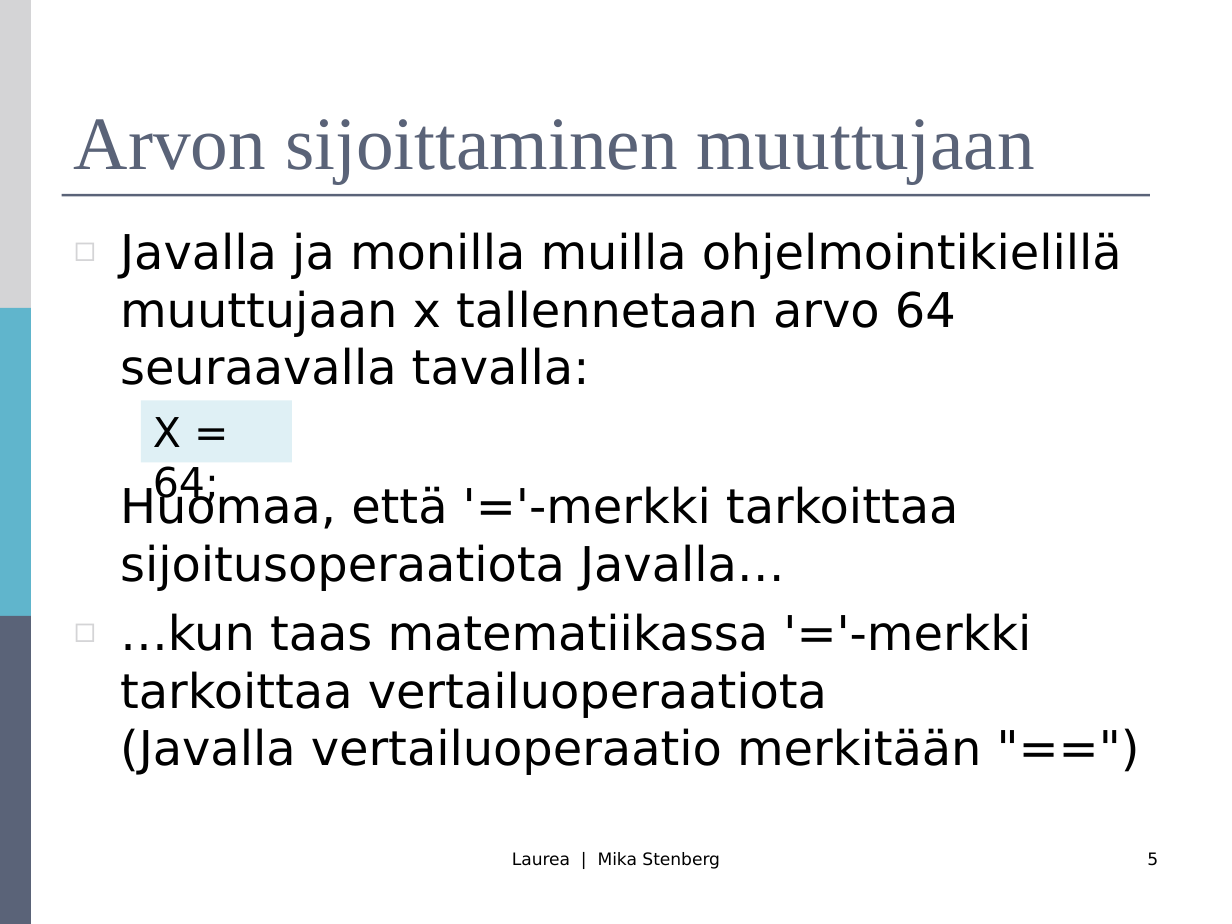
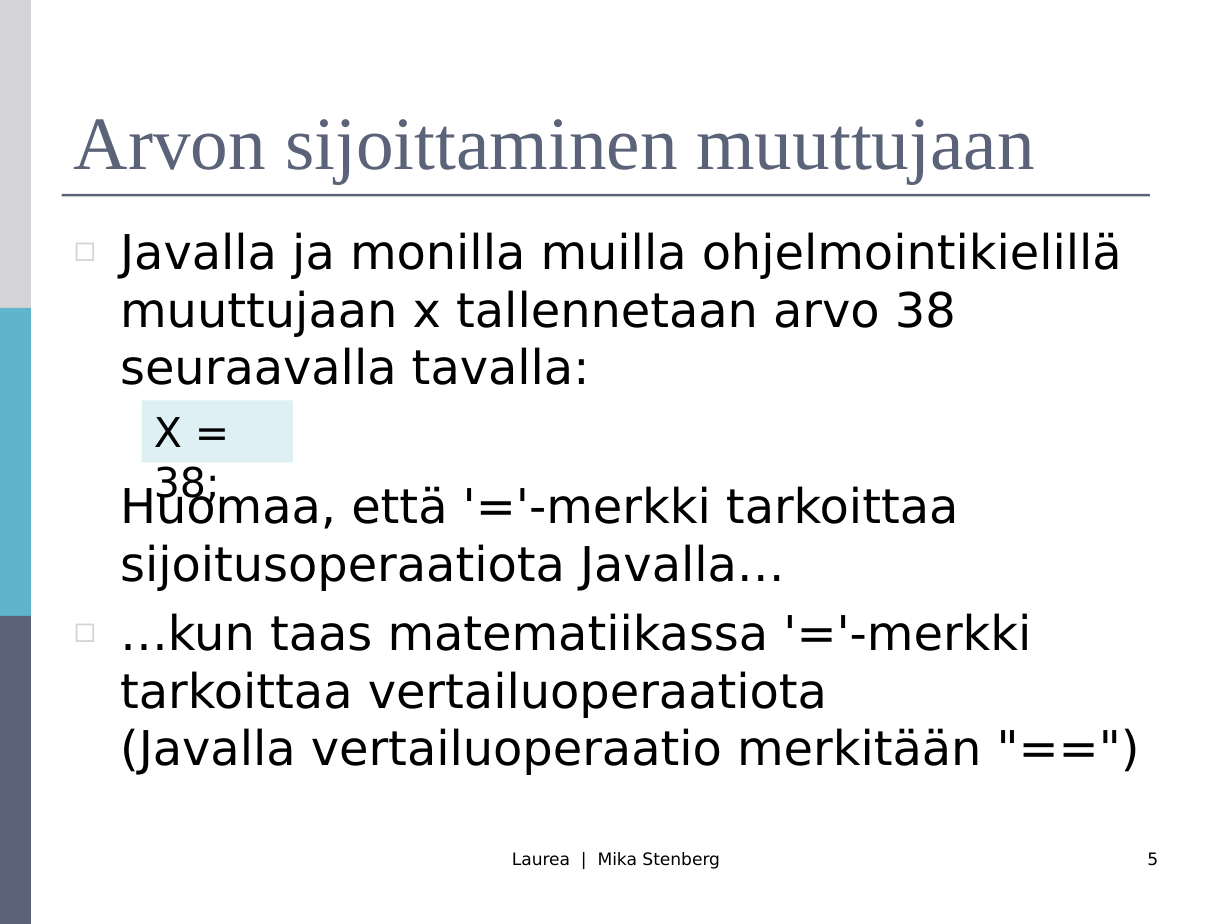
Before and after one commit to mjstenbe/OO_2017, a slide deck: slide 5 of Lecture materials (Antonius)/R0027-Luento-2-MuutujatLaus.ppt. Drawn at 1232x924 pixels with LibreOffice and Linux fonts; fonts in the diff are those of the drawing. Boxes give left, top, right and bottom in pixels: in the first picture for what was removed or moved away, otherwise in the second. Text is boxed around its words. In the diff, an @@ line names an element or a change of style, - is before the commit and + after.

Commit message:
Fixes Lecture 2 and WS-B

```diff
--- a/Lecture materials (Antonius)/R0027-Luento-2-MuutujatLaus.ppt
+++ b/Lecture materials (Antonius)/R0027-Luento-2-MuutujatLaus.ppt
@@ text at [120, 232, 1122, 385]: text changed @@
-◻ Javalla ja monilla muilla ohjelmointikielillä muuttujaan x tallennetaan arvo 64 seuraavalla tavalla:
+◻ Javalla ja monilla muilla ohjelmointikielillä muuttujaan x tallennetaan arvo 38 seuraavalla tavalla:
@@ text in rectangle at [154, 417, 220, 506]: text changed @@
-X = 64;
+X = 38;
```
Also in this commit, not shown: 2 other slides changed, 1 slide added, 1 slide removed, 6 other files.
